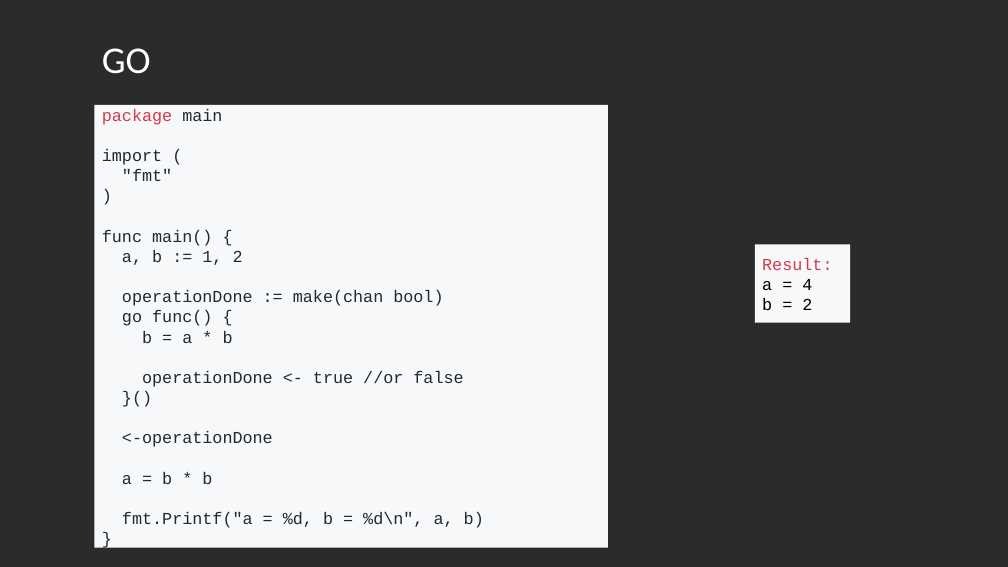
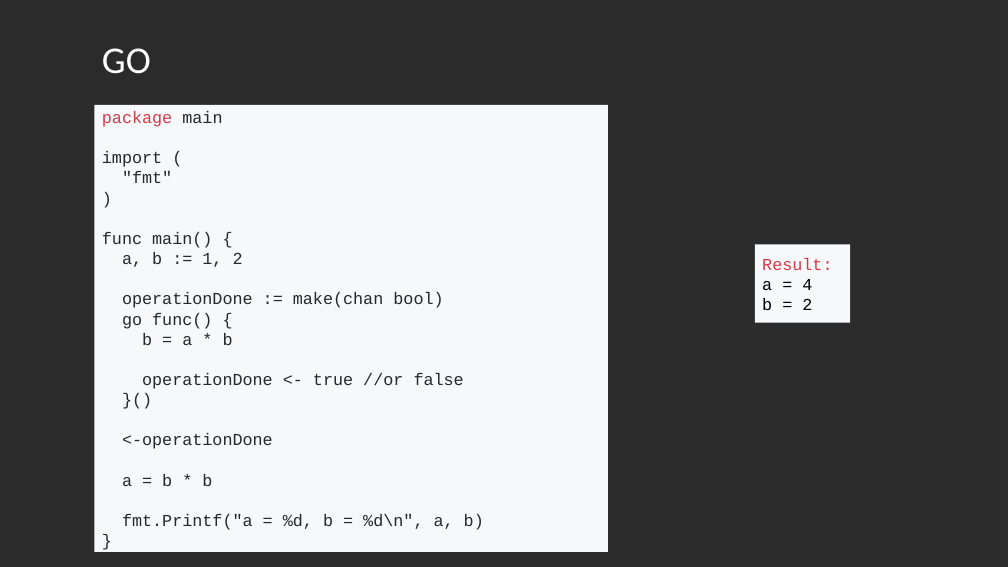
Before and after one commit to LukasKiederle/seminar-compare-go, a slide deck: slide 6 of Comparing Raft algorithm in go and Python.pptx. Drawn at 1008x567 pixels with LibreOffice and Linux fonts; fonts in the diff are those of the drawing; background and template pictures are left out; a plain dark background stands for a picture behind light text. Boxes give left, top, right and bottom in pixels: in the first picture for what was removed or moved away, otherwise in the second. Text is boxed around its words. In the diff, an @@ line names an element or a change of style, - is before the commit and + after.

```diff
--- a/Comparing Raft algorithm in go and Python.pptx
+++ b/Comparing Raft algorithm in go and Python.pptx
@@ rectangle "package main" resized from (x1=95, y1=105, x2=608, y2=548) to (x1=95, y1=105, x2=608, y2=552) @@
```
Also in this commit, not shown: 5 other slides changed.
